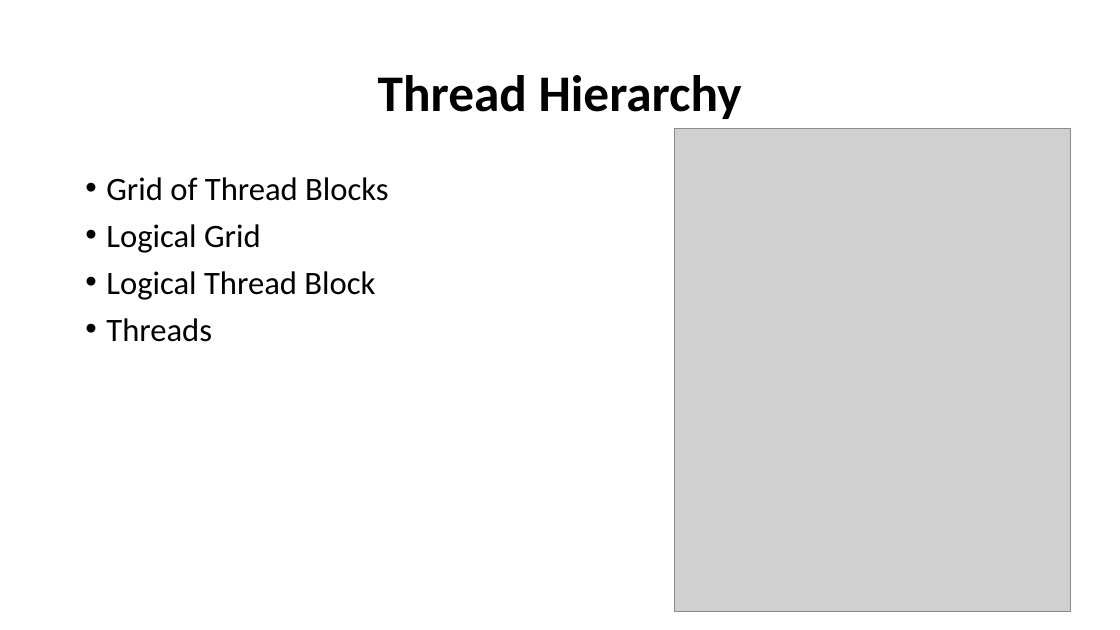
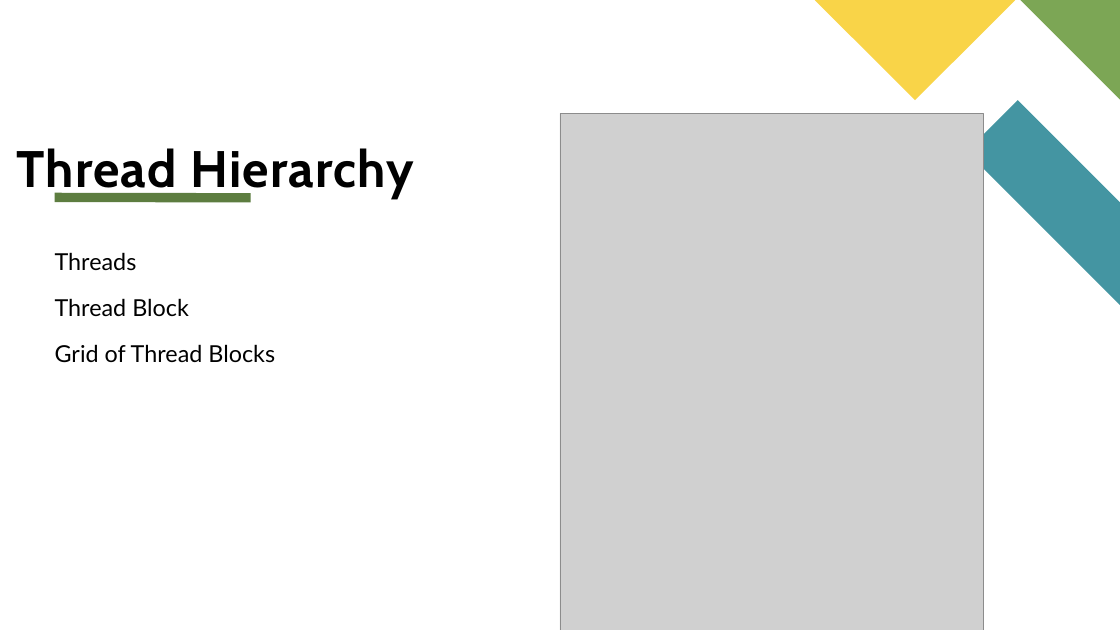
Before and after one commit to look4pritam/GPU-Computation, a slide deck: slide 19 of Presentations/GPU.pptx (slide 12 before the commit). Drawn at 1120x630 pixels with LibreOffice and Linux fonts; fonts in the diff are those of the drawing; grey boxes stand for pictures. Boxes give left, top, right and bottom in pixels: in the first picture for what was removed or moved away, otherwise in the second. Text is boxed around its words. In the diff, an @@ line names an element or a change of style, - is before the commit and + after.

```diff
--- a/Presentations/GPU.pptx
+++ b/Presentations/GPU.pptx
@@ freeform shape added at (815,0,1016,100), fill #F9D448 @@
@@ freeform shape added at (1021,0,1120,100), fill #7CA655 @@
@@ title "Thread Hierarchy": place and size @@
-title "Thread Hierarchy" at (378,75,742,119)
+title "Thread Hierarchy" at (17,148,414,198)
@@ title "Thread Hierarchy" at (17,148,414,198): font Calibri to Cabin, letter spacing 0 to 1 pt; line spacing 0.9 to 0.8; vertical alignment middle to bottom @@
@@ picture: place and size @@
-picture at (675,129,1070,612)
+picture at (560,113,984,630)
@@ freeform shape added at (966,100,1120,305), fill #4495A2 @@
@@ line added from (55, 197) to (250, 197), #5D7D40 8 pt @@
@@ text at (106,224,375,342): paragraphs removed @@
-• Logical Grid
-• Logical Thread Block
-• Threads
@@ text at (55,252,189,316): paragraphs added @@
+Threads
+Thread Block
@@ text "Threads": place and size @@
-text "Threads" at (106,177,388,342)
+text "Threads" at (55,252,275,363)
@@ text at (55,344,275,363): size 28 to 20 pt, font Calibri to Lato in "Grid of Thread Blocks"; bullet • to none; more space between paragraphs @@
```
Also in this commit, not shown: 9 other slides changed, 10 slides added, 3 slides removed.
